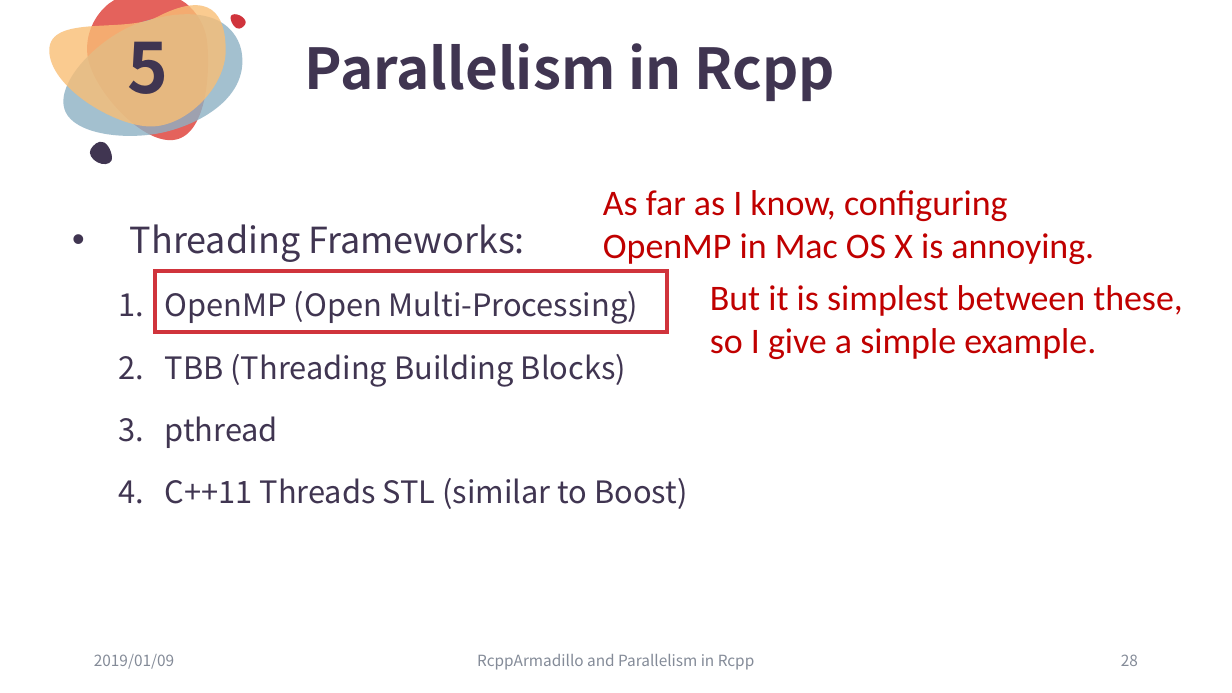
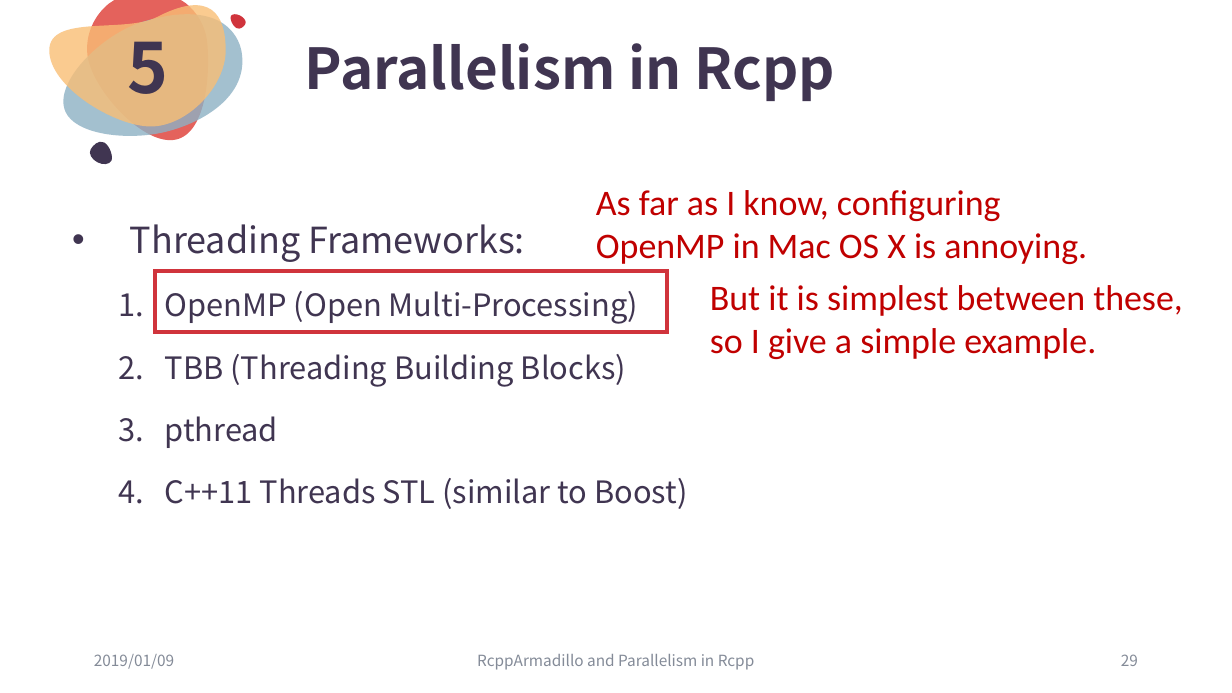
Before and after one commit to ChingChuan-Chen/Rcpp_RcppArmadillo_tutorial, a slide deck: slide 29 of leture_powerpoint_0109.pptx (slide 28 before the commit). Drawn at 1232x693 pixels with LibreOffice and Linux fonts; fonts in the diff are those of the drawing. Boxes give left, top, right and bottom in pixels: in the first picture for what was removed or moved away, otherwise in the second. Text is boxed around its words. In the diff, an @@ line names an element or a change of style, - is before the commit and + after.

Commit message:
complete RcppParallel two examples

```diff
--- a/leture_powerpoint_0109.pptx
+++ b/leture_powerpoint_0109.pptx
@@ text "As far as I know, ...": place and size @@
-text "As far as I know, ..." at [603, 190, 1094, 264]
+text "As far as I know, ..." at [596, 190, 1087, 264]
@@ page number at [1121, 654, 1138, 666]: text changed @@
-28
+29
```
Also in this commit, not shown: 2 other slides changed, 11 slides added, 6 other files.
